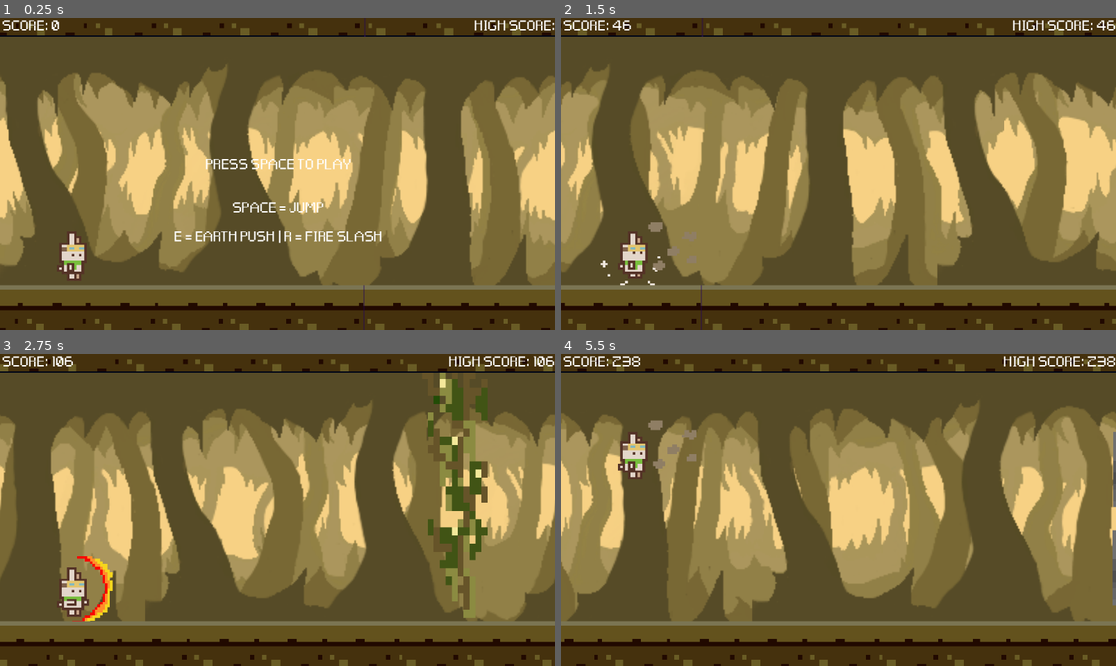
Above: before the commit, frames 1-4 (two rows, left to right).
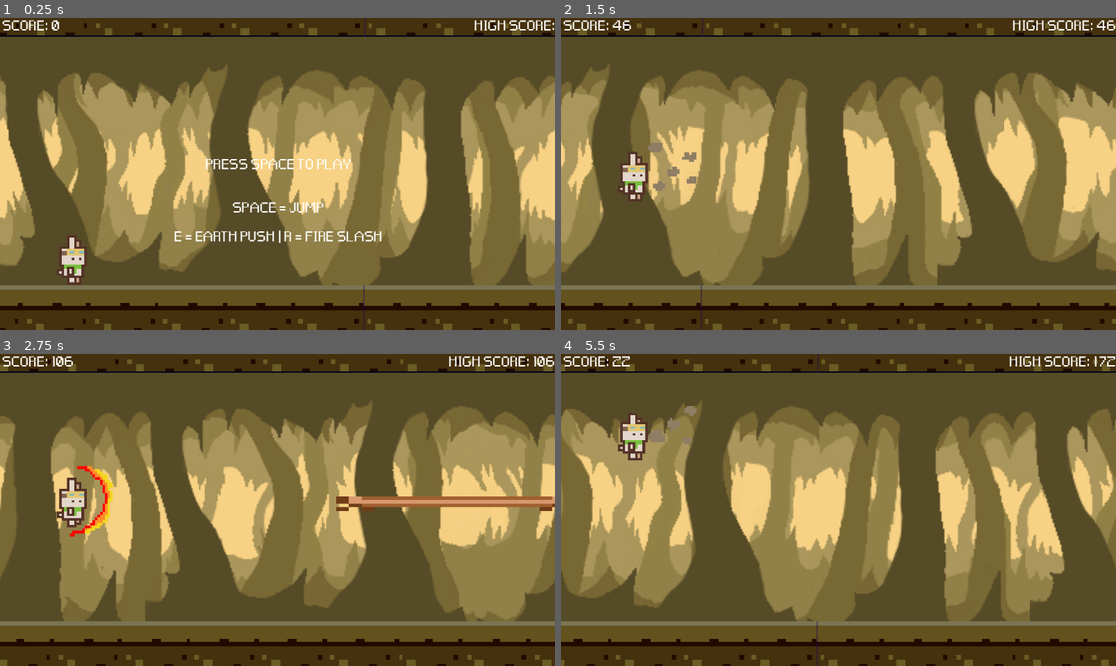
Above: after the commit, the same moments.

Repository: maryandrearv/the-elemental-path
Game: Godot game, scene res://scenes/main.tscn
Same seed, same stepped clock (60 frames per second), same inputs: the game is played once before the commit and once after it.
Inputs (mouse positions are in pixels of both pictures, inside the frame that each line leads up to):
- Up to frame 1 (0.25 s): no input
- Up to frame 2 (1.5 s): tap Space at 0.5 s; hold Q (air, bound only after the commit) 0.53-1.28 s; tap Enter (ui_accept) at 0.77 s; tap E (earth) at 1.35 s
- Up to frame 3 (2.75 s): tap Enter (ui_accept) at 1.52 s; tap Q (air, bound only after the commit) at 1.55 s; hold Q (air, bound only after the commit) from 2.03 s (still down); tap R (fire) at 2.1 s
- Up to frame 4 (5.5 s): release Q (air, bound only after the commit) at 2.78 s; tap Q (air, bound only after the commit) at 2.85, 5.3 s; tap Enter (ui_accept) at 3.02, 3.77, 5.27 s; hold Q (air, bound only after the commit) 3.53-4.25 s; click (838, 510) at 4.25 s, where only the run after the commit has a clickable "RESTART"; tap Space at 5 s; tap E (earth) at 5.1 s

The runs differ from the first frame. In frame 1, 0.4% of the frame differs, in the area x 10-16%, y 68-86%; in frame 2, 1.7%; in frame 3, 6.8%; in frame 4, 56%, in the area x 0-100%, y 0-100%.

Commit message:
add air ability and readme.doc

Diff:
--- a/runner/echo.gd
+++ b/runner/echo.gd
@@ -11,7 +11,7 @@
 
 const ANIMATION_DURATION: float = 1.0
 
-const GRAVITY : int = 4200
+var GRAVITY : int = 4200
 const JUMP_SPEED : int = -2000
 
 func _on_ready():
@@ -49,6 +49,9 @@
 				jump_sound.play()
 
 				velocity.y = JUMP_SPEED
+			elif Input.is_action_pressed("air"):
+				GRAVITY = 2000
+				velocity.y = -900
 			else:
 				echo_sprite.play("run")
 	else:
--- a/runner/main.gd
+++ b/runner/main.gd
@@ -7,11 +7,13 @@
 var platform_scene = preload("res://scenes/platform.tscn")
 @onready var vine_scene = preload("res://scenes/vine.tscn")
 @onready var slash_scene = preload("res://scenes/slash.tscn")
+@onready var spike_scene = preload("res://scenes/spikes.tscn")
 #var obstacle_types := [rock_scene,rock_scene,rock_scene]
 #var obstacles : Array = []
 # Obstacle Variables
 var last_obs
 var top_rocks : Array = []
+var bottom_spikes : Array = []
 var obstacles = Global.obstacles
 
 # Game component variables
@@ -145,7 +147,7 @@
 func generate_obs():
 	# Ensure to generate rocks at appropriate intervals
 	if last_obs == null or (is_instance_valid(last_obs) and last_obs.position.x < score + randi_range(300, 500)):
-		var obstacle_type = randi_range(0, 2)
+		var obstacle_type = randi_range(0, 3)
 
 		var obs
 		var obs_x : int = $Camera2D.position.x + screen_size.x + randi_range(200, 400)
@@ -181,7 +183,16 @@
 
 			add_obs(obs, obs_x, obs_y)
 
-		# Set the position of the rock
+		elif obstacle_type == 3: #Spikes
+			obs = spike_scene.instantiate()
+			var obs_height = obs.get_node("Stalagmites").texture.get_height()
+			var obs_scale = obs.get_node("Stalactites").scale
+			var obs_y : int = ground_height
+
+			add_obs(obs, obs_x, obs_y)
+
+
+		 #Set the position of the rock
 
 		# Update last_obs to track the last generated rock
 		last_obs = obs
--- a/runner/project.godot
+++ b/runner/project.godot
@@ -35,6 +35,11 @@
 "events": [Object(InputEventKey,"resource_local_to_scene":false,"resource_name":"","device":0,"window_id":0,"alt_presse …(189 unchanged characters)…
 ]
 }
+air={
+"deadzone": 0.5,
+"events": [Object(InputEventKey,"resource_local_to_scene":false,"resource_name":"","device":-1,"window_id":0,"alt_pressed":false,"shift_pressed":false,"ctrl_pressed":false,"meta_pressed":false,"pressed":false,"keycode":0,"physical_keycode":81,"key_label":0,"unicode":113,"location":0,"echo":false,"script":null)
+]
+}
 
 [rendering]
 
--- a/runner/scenes/Echo.tscn
+++ b/runner/scenes/Echo.tscn
@@ -203,6 +203,8 @@
 frame_progress = 0.299554
 speed_scale = 2.0
 
+[node name="air" type="AnimatedSprite2D" parent="."]
+
 [node name="fireslash" type="AudioStreamPlayer2D" parent="."]
 stream = ExtResource("4_g3xbk")
 
--- a/runner/scenes/ground.tscn
+++ b/runner/scenes/ground.tscn
@@ -79,7 +79,7 @@
 texture = ExtResource("1_leeml")
 
 [node name="CollisionShape2D" type="CollisionShape2D" parent="."]
-position = Vector2(1054, 614)
+position = Vector2(1055, 618)
 shape = SubResource("RectangleShape2D_dwsa4")
 
 [node name="Layer0" type="TileMapLayer" parent="."]
--- a/runner/scenes/main.tscn
+++ b/runner/scenes/main.tscn
@@ -26,7 +26,7 @@
 scale = Vector2(2, 2)
 
 [node name="Echo" parent="." instance=ExtResource("4_n4rl8")]
-position = Vector2(87, 353)
+position = Vector2(87, 468)
 collision_layer = 3
 collision_mask = 3
 
--- /dev/null
+++ b/runner/scenes/spikes.tscn
@@ -0,0 +1,30 @@
+[gd_scene load_steps=3 format=3 uid="uid://cqikuy6nwd7nq"]
+
+[ext_resource type="Texture2D" uid="uid://duqkbehb6f7yf" path="res://assets/courtney-spikeshq-removebg-preview.png" id="1_ja5jx"]
+
+[sub_resource type="RectangleShape2D" id="RectangleShape2D_1d7pm"]
+size = Vector2(371.784, 224.865)
+
+[node name="Spikes" type="Node2D"]
+
+[node name="Stalactites" type="Sprite2D" parent="."]
+position = Vector2(57, 47)
+rotation = 3.14159
+scale = Vector2(0.30125, 0.23125)
+texture = ExtResource("1_ja5jx")
+
+[node name="CollisionShape2D" type="CollisionShape2D" parent="Stalactites"]
+position = Vector2(-3.3195, 90.8109)
+shape = SubResource("RectangleShape2D_1d7pm")
+
+[node name="Stalagmites" type="Sprite2D" parent="."]
+position = Vector2(62, 477)
+scale = Vector2(0.30125, 0.23125)
+texture = ExtResource("1_ja5jx")
+
+[node name="CollisionShape2D" type="CollisionShape2D" parent="Stalagmites"]
+z_index = 2
+position = Vector2(0, 95.1349)
+rotation = -3.14159
+scale = Vector2(1, 1)
+shape = SubResource("RectangleShape2D_1d7pm")
Binary file added: runner/assets/courtney-spikeshq-removebg-preview.png
Not shown, added: runner/assets/courtney-spikeshq-removebg-preview.png.import
Not shown, added: README.doc
